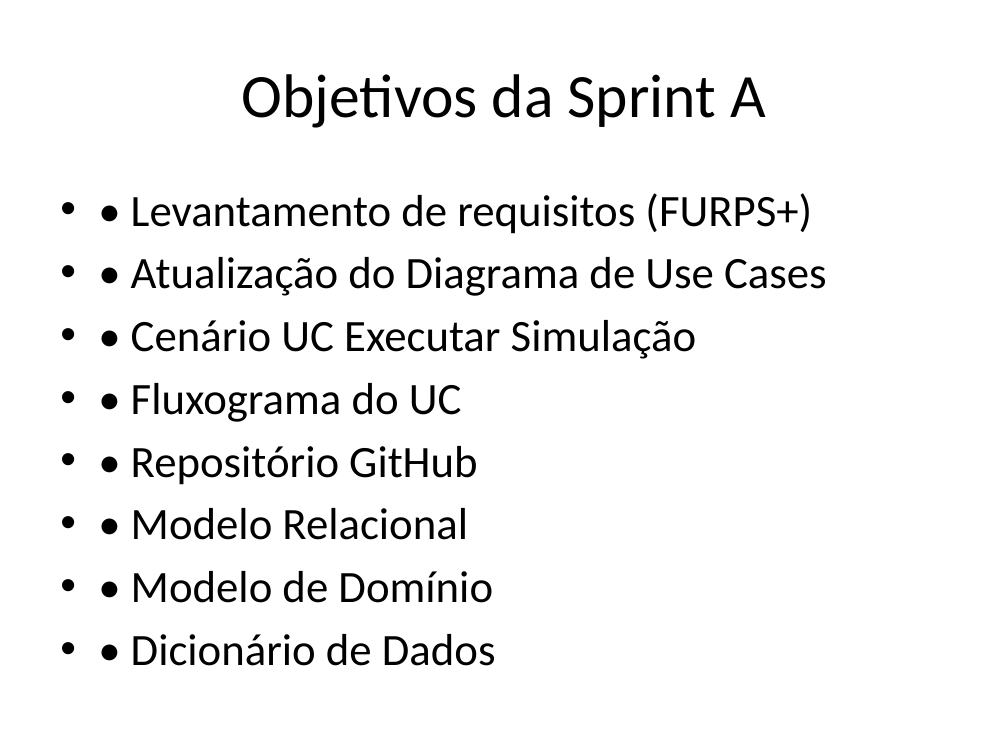
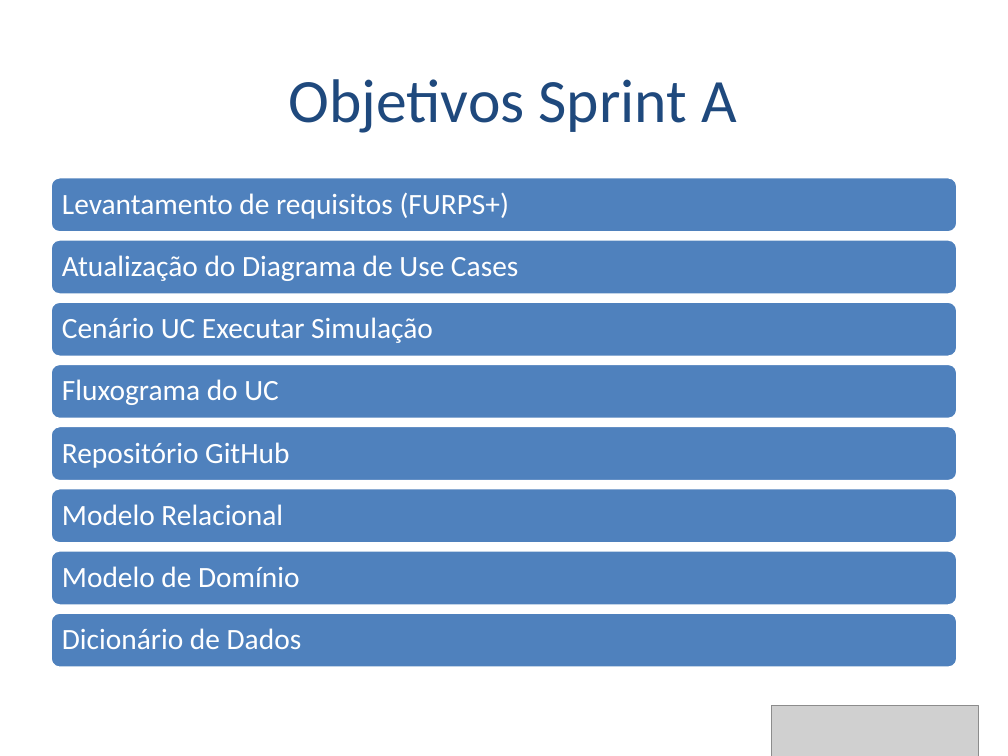
Before and after one commit to joaoventura2024064-dev/ISTECPROJ2526, a slide deck: slide 2 of docs/Sprint_A_Apresentacao_v0.pptx. Drawn at 1008x756 pixels with LibreOffice and Linux fonts; fonts in the diff are those of the drawing; grey boxes stand for pictures. Boxes give left, top, right and bottom in pixels: in the first picture for what was removed or moved away, otherwise in the second. Text is boxed around its words. In the diff, an @@ line names an element or a change of style, - is before the commit and + after.

```diff
--- a/docs/Sprint_A_Apresentacao_v0.pptx
+++ b/docs/Sprint_A_Apresentacao_v0.pptx
@@ title at (288, 79, 737, 133): text changed; text colour #000000 to #1F497D @@
-Objetivos da Sprint A
+Objetivos Sprint A
@@ text removed at (131, 193, 827, 666) @@
-• • Levantamento de requisitos (FURPS+)
-• • Atualização do Diagrama de Use Cases
-• • Cenário UC Executar Simulação
-• • Fluxograma do UC
-• • Repositório GitHub
-• • Modelo Relacional
-• • Modelo de Domínio
-• • Dicionário de Dados
@@ group added at (50, 177, 958, 668): 8 rounded rectangles, 8 texts @@
+Levantamento de requisitos (FURPS+)
+Atualização do Diagrama de Use Cases
+Cenário UC Executar Simulação
+Fluxograma do UC
+Repositório GitHub
+Modelo Relacional
+Modelo de Domínio
+Dicionário de Dados
@@ picture added at (771, 706, 979, 756) @@
```
Also in this commit, not shown: 8 other slides changed, 1 slide added, 6 slides removed, 3 other files.
